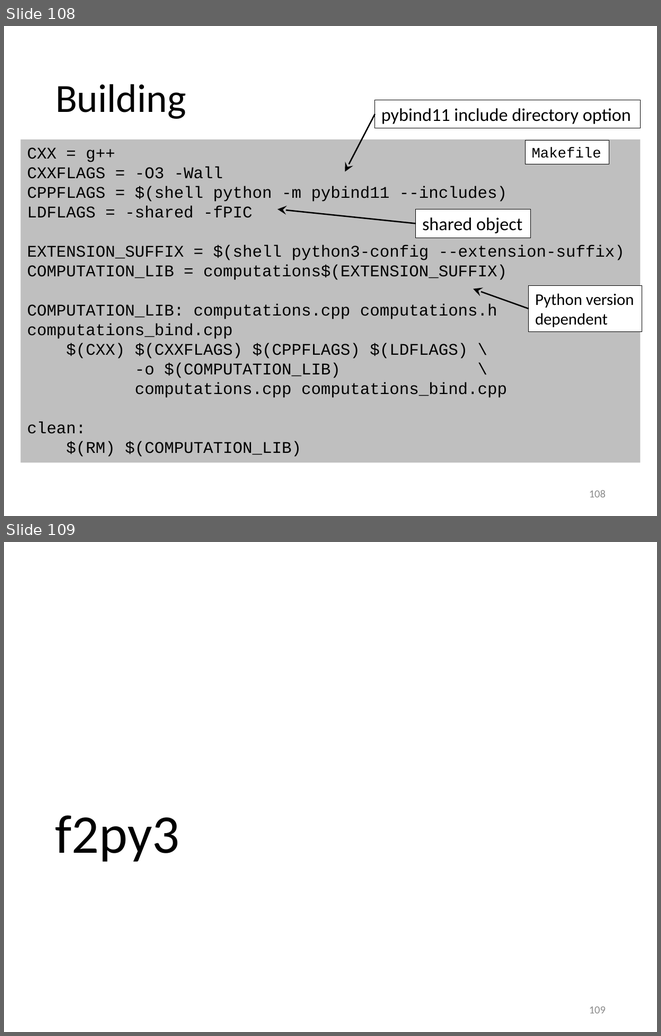
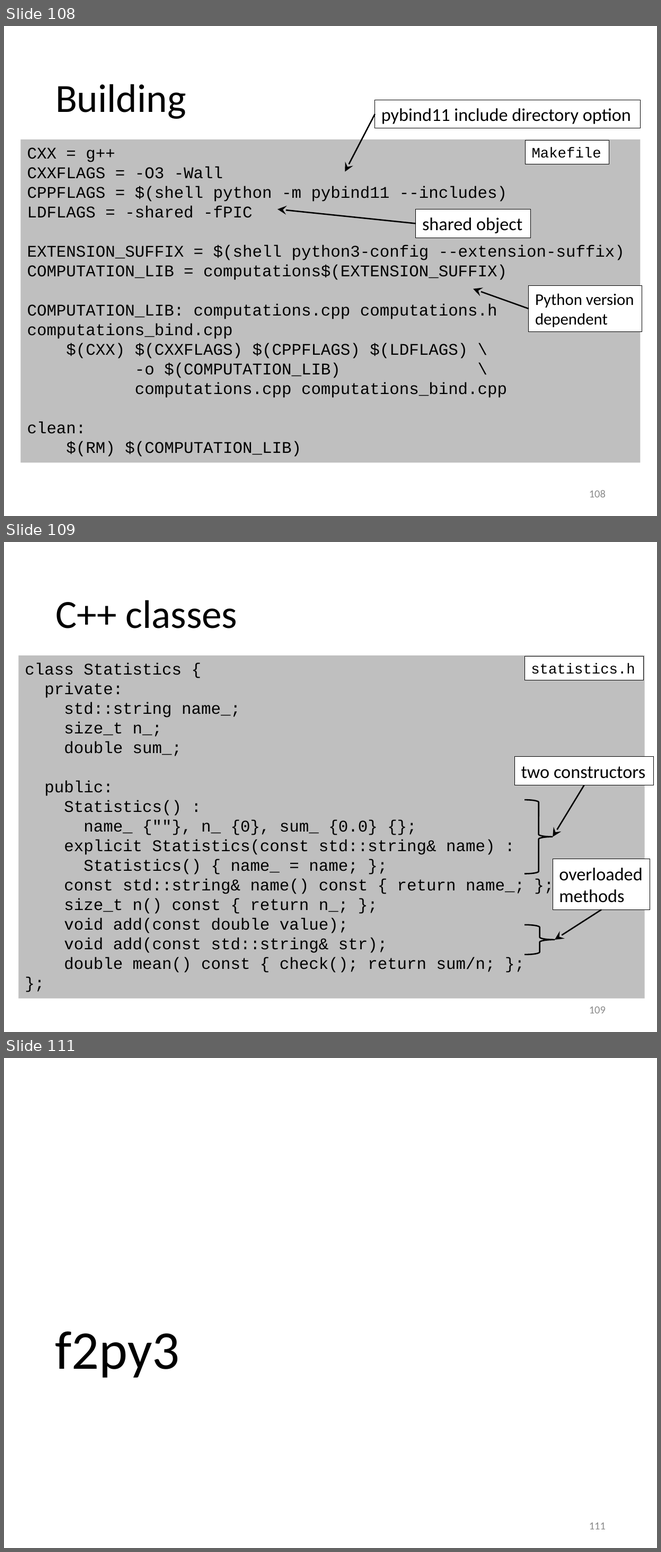
Before and after one commit to gjbex/Python-for-HPC, a slide deck: python_for_hpc.pptx. Shown one above the other, each under a label of ours: slides 108 and 109 before the commit, slides 108, 109 and 111 after it; the slides between them are not shown. The pictures are 661x1036 and 661x1552 pixels, drawn with LibreOffice and Linux fonts; fonts in the diff are those of the drawing. Boxes give left, top, right and bottom in pixels: in the first picture for what was removed or moved away, otherwise in the second. Text is boxed around its words. In the diff, an @@ line names an element or a change of style, - is before the commit and + after.

Commit message:
Add pybind11 class wrapping example

```diff
--- a/python_for_hpc.pptx
+++ b/python_for_hpc.pptx
@@ slide 109 added at [4,542,657,1032], background #FFFFFF @@
@@ title added at [55,600,238,628], 44 pt, text #000000 @@
+C++ classes
@@ rectangle added at [18,655,645,998], fill #BFBFBF, 18 pt, text #000000 @@
+class Statistics {
+private:
+std::string name_;
+size_t n_;
+double sum_;
+public:
+Statistics() :
+name_ {""}, n_ {0}, sum_ {0.0} {};
+explicit Statistics(const std::string& name) :
+Statistics() { name_ = name; };
+const std::string& name() const { return name_; };
+size_t n() const { return n_; };
+void add(const double value);
+void add(const std::string& str);
+double mean() const { check(); return sum/n; };
+};
@@ rectangle added at [524,656,643,680], fill #FFFFFF, outline #000000 0.75 pt, 16 pt, text #000000 @@
+statistics.h
@@ rectangle added at [514,757,654,786], fill #FFFFFF, outline #000000 0.75 pt, 20 pt, text #000000 @@
+two constructors
@@ arrow added from (584, 785) to (553, 837), #000000 1.5 pt @@
@@ right brace added at [524,800,553,874], outline #000000 1.5 pt @@
@@ rectangle added at [553,859,650,909], fill #FFFFFF, outline #000000 0.75 pt, 20 pt, text #000000 @@
+overloaded
+methods
@@ arrow added from (601, 910) to (555, 940), #000000 1.5 pt @@
@@ right brace added at [524,925,555,955], outline #000000 1.5 pt @@
@@ page number added at [589,1006,606,1013], 12 pt, text #8C8C8C @@
+109
@@ what was slide 109 is now slide 111 @@
@@ page number at [589,1522,606,1529]: text changed @@
-109
+111
```
Also in this commit, not shown: 1 slide changed, 1 other slide added.
